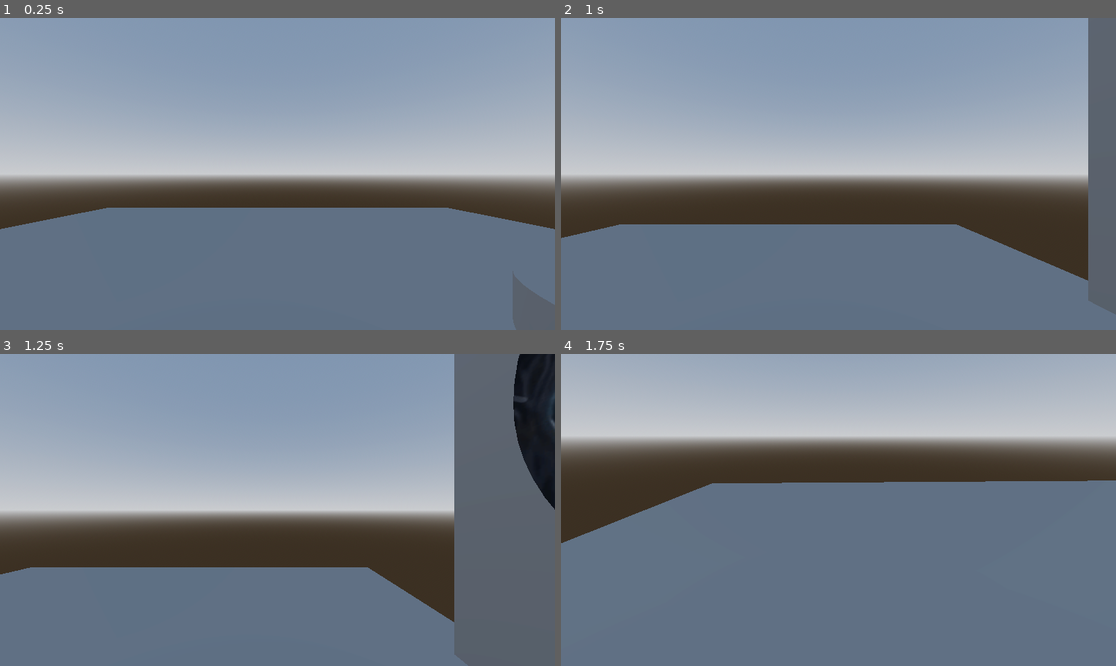
Above: before the commit, frames 1-4 (two rows, left to right).
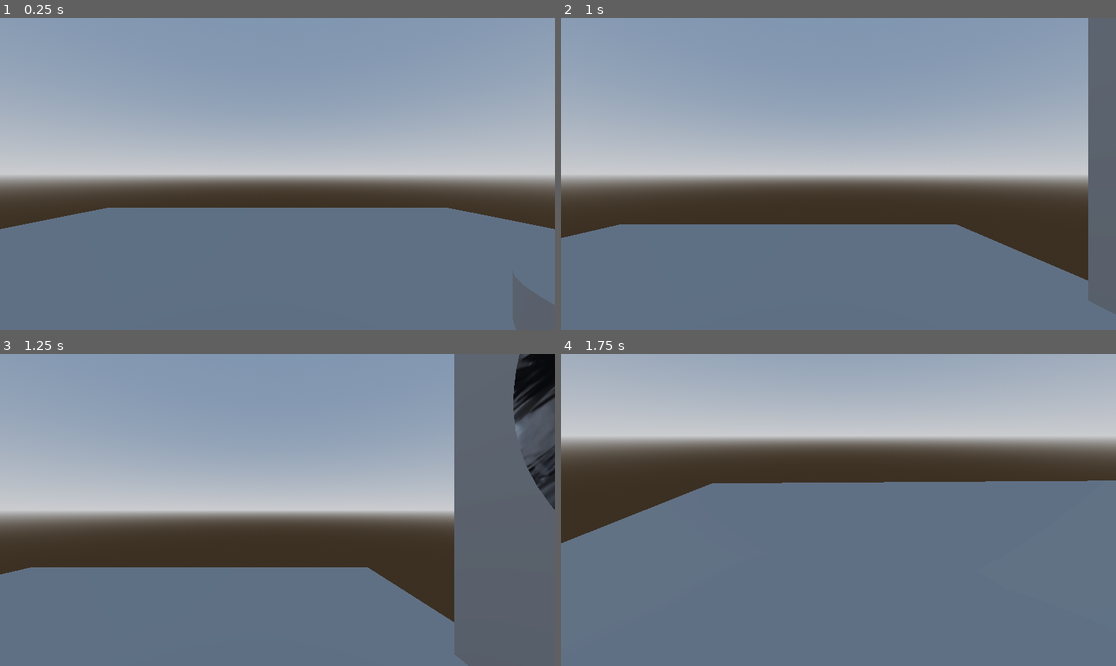
Above: after the commit, the same moments.

Repository: Octoan1/Respawn-Game-Jam-2025
Game: Godot game, scene res://scenes/ring_puzzle.tscn
The game is run twice, just before and just after one commit, with the same random seed, the same clock (stepped at 60 frames per second) and the same inputs. This scene is started directly instead of the project's main scene.
Inputs (mouse positions are in pixels of both pictures, inside the frame that each line leads up to):
- Up to frame 1 (0.25 s): no input
- Up to frame 2 (1 s): tap Enter at 0.5 s; move the mouse to (960, 158) at 0.52 s; hold D (move_right) from 0.53 s (still down); click (960, 158) at 0.67 s; tap Space (jump) at 0.77 s
- Up to frame 3 (1.25 s): keep holding D (move_right)
- Up to frame 4 (1.75 s): move the mouse to (810, 510) at 1.27 s; release D (move_right) at 1.28 s; hold W (move_forward) from 1.28 s (still down); tap Space (jump) at 1.52 s

Frames 1-2 are identical in both runs. In frame 3, 1.7% of the frame differs, in the area x 92-100%, y 0-50%; in frame 4, nothing differs.

Commit message:
Changed puzzle rings again
Possible ring states: 1-5
When ring is at state 5 and button is pressed, it overflows back to state 1.

Each state is mapped to an angle of rotation: 1:72, 2:144, ..., 5:360

Rings follow this rotation, but don't even work somehow?? Feel free to spend either 5 minutes or 5 hours fixing this, because it is probably easier than I'm making it.

Diff:
--- a/scenes/PuzzleRings.gd
+++ b/scenes/PuzzleRings.gd
@@ -16,16 +16,20 @@
 		button.connect("InnerOuterRotate", Callable(self, "inner_outer_shift"))
 		button.connect("OuterMiddleRotate", Callable(self, "outer_middle_shift"))
 
+	OuterRing.choose_rotation()
+	MiddleRing.choose_rotation()
+	InnerRing.choose_rotation()
+
 func inner_outer_shift() -> void:
-	if(InnerRing.get_state() != 4):
+	if(InnerRing.get_state() != 5):
 		InnerRing.set_state(InnerRing.get_state() + 1)
-	elif(InnerRing.get_state() == 4):
-		InnerRing.set_state(0)
+	elif(InnerRing.get_state() == 5):
+		InnerRing.set_state(1)
 
-	if(OuterRing.get_state() != 4):
+	if(OuterRing.get_state() != 5):
 		OuterRing.set_state(OuterRing.get_state() + 1)
-	elif(OuterRing.get_state() == 4):
-		OuterRing.set_state(0)
+	elif(OuterRing.get_state() == 5):
+		OuterRing.set_state(1)
 
 	#purely visual for the player
 	InnerRing.choose_rotation()
@@ -38,15 +42,15 @@
 	print("Inner state: ", InnerRing.get_state())
 
 func outer_middle_shift() -> void:
-	if(MiddleRing.get_state() != 4):
+	if(MiddleRing.get_state() != 5):
 		MiddleRing.set_state(MiddleRing.get_state() + 1)
-	elif(MiddleRing.get_state() == 4):
-		MiddleRing.set_state(0)
+	elif(MiddleRing.get_state() == 5):
+		MiddleRing.set_state(1)
 
-	if(OuterRing.get_state() != 4):
+	if(OuterRing.get_state() != 5):
 		OuterRing.set_state(OuterRing.get_state() + 1)
-	elif(OuterRing.get_state() == 4):
-		OuterRing.set_state(0)
+	elif(OuterRing.get_state() == 5):
+		OuterRing.set_state(1)
 
 	#purely visual for the player
 	OuterRing.choose_rotation()
@@ -59,8 +63,9 @@
 	print("Middle state: ", MiddleRing.get_state())
 	print("Inner state: ", InnerRing.get_state())
 
-# Starting states are: outer;2  inner;3  middle;0
-#
+# Starting states are: outer;2  middle;5 inner;3
+# States range from 1-5. When it is at state 5, it resets to state 1.
+# (Resets from 360 degrees rotation to 72. So should be flush)
 func check_correct() -> void:
 	var outerState = OuterRing.get_state()
 	var innerState = InnerRing.get_state()
--- a/scenes/ring_puzzle.tscn
+++ b/scenes/ring_puzzle.tscn
@@ -98,6 +98,7 @@
 transform = Transform3D(-1.3113414e-07, 0.2, -1.3113414e-07, 6.490924e-23, -8.742278e-09, -3, -3, -8.742278e-09, 5.7320566e-15, 6.4896975, 3.884973, -2.0650148e-14)
 script = ExtResource("2_j1khf")
 ring_name = "Middle"
+state = 5
 
 [node name="MeshInstance3D" type="MeshInstance3D" parent="PuzzleRings/MiddleRing"]
 material_override = SubResource("StandardMaterial3D_fjb0c")
